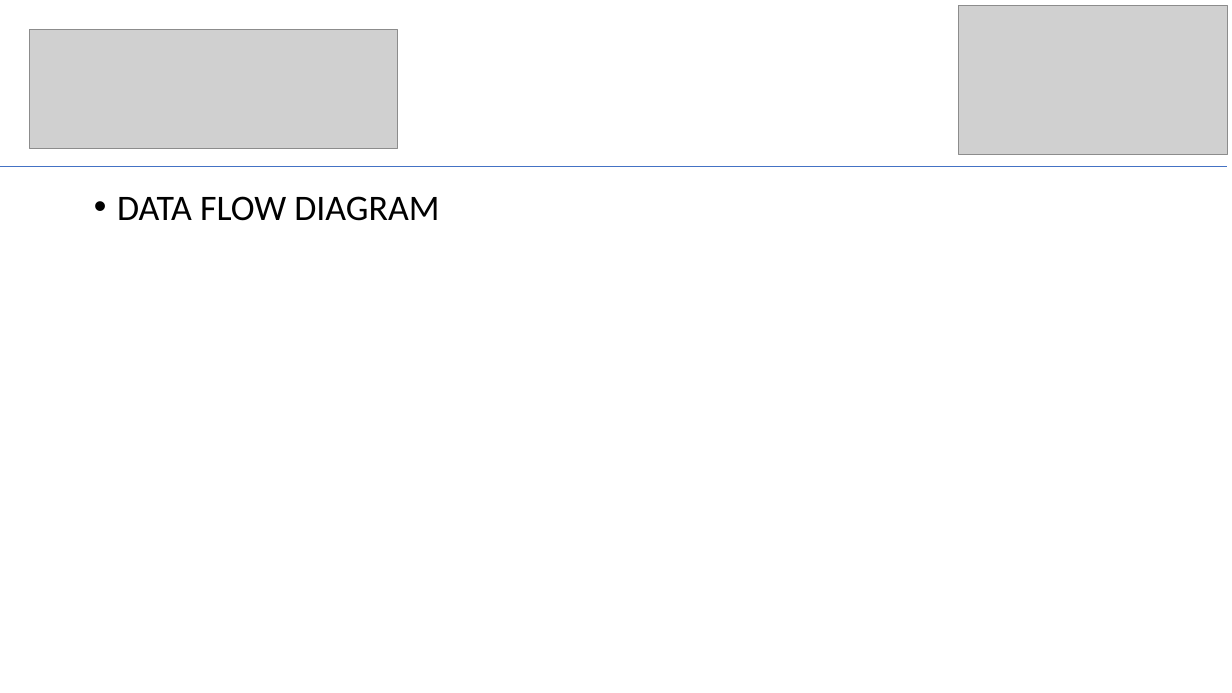
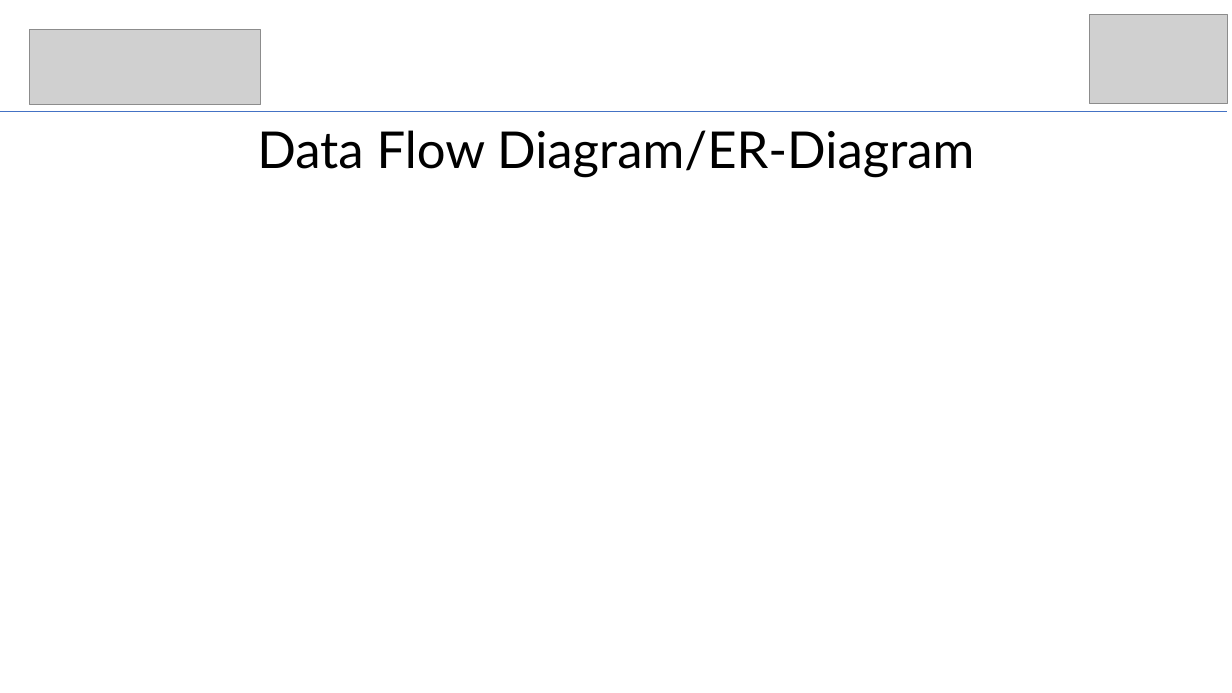
Before and after one commit to UdayRajSingh288/URL_Phishing_Detection_System, a slide deck: slide 7 of PPT TEMPLATE.pptx (slide 5 before the commit). Drawn at 1232x693 pixels with LibreOffice and Linux fonts; fonts in the diff are those of the drawing; grey boxes stand for pictures. Boxes give left, top, right and bottom in pixels: in the first picture for what was removed or moved away, otherwise in the second. Text is boxed around its words. In the diff, an @@ line names an element or a change of style, - is before the commit and + after.

```diff
--- a/PPT TEMPLATE.pptx
+++ b/PPT TEMPLATE.pptx
@@ picture: place and size @@
-picture at (959, 6, 1228, 154)
+picture at (1090, 14, 1228, 104)
@@ picture: place and size @@
-picture at (30, 30, 397, 148)
+picture at (30, 30, 262, 104)
@@ line moved from (0, 166) - (1227, 166) to (0, 112) - (1227, 112) @@
@@ title added at (257, 130, 974, 177), 39.6 pt, text #000000 @@
+Data Flow Diagram/ER-Diagram
@@ text removed at (117, 196, 439, 221) @@
-• DATA FLOW DIAGRAM
```
Also in this commit, not shown: 3 other slides changed, 7 slides added, 7 slides removed, 5 other files.
